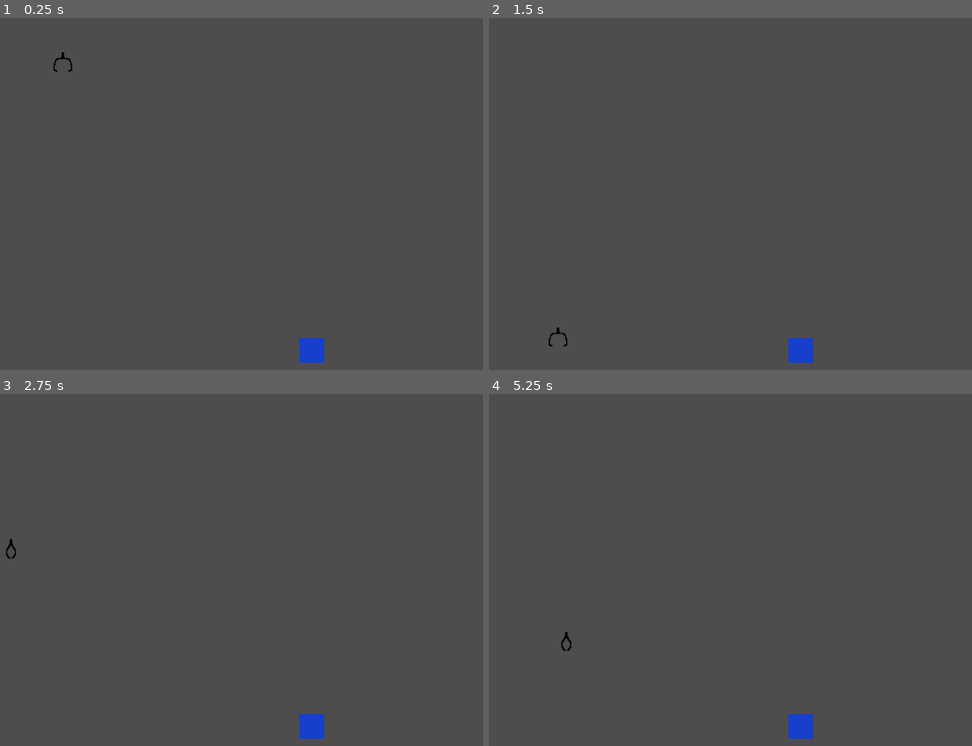
Above: before the commit, frames 1-4 (two rows, left to right).
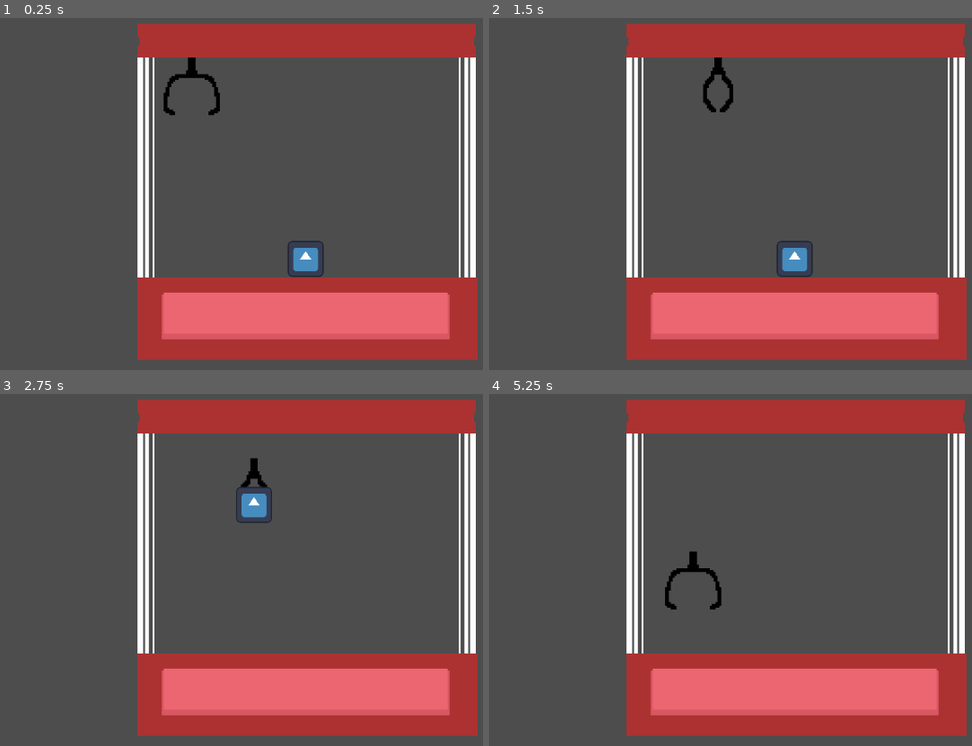
Above: after the commit, the same moments.

Repository: Jossulus/gamedevjs-jam
Game: Godot game, scene res://Scenes/game.tscn
Same seed, same stepped clock (60 frames per second), same inputs: the game is played once before the commit and once after it. The engine's default icon, where the game draws it, is replaced by a stand-in: a white triangle on a blue panel in a dark square.
Inputs (mouse positions are in pixels of both pictures, inside the frame that each line leads up to):
- Up to frame 1 (0.25 s): no input
- Up to frame 2 (1.5 s): tap Enter at 0.5 s; move the mouse to (952, 172) at 0.52 s; hold D (claw_right) from 0.53 s (still down); click (952, 172) at 0.6 s; move the mouse to (653, 211) at 1.27 s; click (653, 211) at 1.35 s
- Up to frame 3 (2.75 s): move the mouse to (376, 478) at 2.02 s; release D (claw_right) at 2.03 s; hold A (claw_left) from 2.03 s (still down); click (376, 478) at 2.1 s
- Up to frame 4 (5.25 s): move the mouse to (759, 647) at 2.77 s; release A (claw_left) at 2.78 s; hold D (claw_right) 2.78-4.28 s; click (759, 647) at 2.85 s; move the mouse to (outside the picture) at 3.52 s; click (outside the picture) at 3.6 s; move the mouse to (580, 506) at 4.27 s; hold A (claw_left) 4.28-5.03 s; click (580, 506) at 4.35 s; move the mouse to (831, 566) at 5.02 s; hold D (claw_right) from 5.03 s (still down); click (831, 566) at 5.1 s

The runs differ from the first frame. In frame 1, 28% of the frame differs, in the area x 10-99%, y 1-98%; in frame 2, 27%; in frame 3, 27%; in frame 4, 27%.

Commit message:
Grabbing and Boundaries

Diff:
--- a/gamedev.js-entry/Objects/Claw/claw.gd
+++ b/gamedev.js-entry/Objects/Claw/claw.gd
@@ -4,8 +4,20 @@
 
 @export var claw_sprite : AnimatedSprite2D
 
+@export var ground_position_marker : Marker2D
+
+
+@export var left_boundary_marker : Marker2D
+@export var right_boundary_marker : Marker2D
+
+
+@export var claw_grab_position_marker : Marker2D
+
 
 var returned_position : Vector2
+
+
+var grabbed_item : Item = null
 
 
 enum INPUT{IDLE, FREE, DOWN, UP, RETURN}
@@ -20,6 +32,8 @@
 
 
 func _ready() -> void:
+	assert(is_x_position_in_boundary(), "Claw not inside boundaries.")
+	assert(ground_position_marker, "Claw does not know where the ground is, because no ground_position_marker is assigned.")
 	returned_position = position
 
 
@@ -27,7 +41,7 @@
 	input = new_input
 	match input:
 		INPUT.IDLE:
-			claw_sprite.play("open")
+			drop()
 		INPUT.DOWN:
 			velocity.x = 0
 			velocity.y = down_speed
@@ -50,9 +64,13 @@
 			handle_up()
 		INPUT.RETURN:
 			handle_return()
+	if is_x_position_in_boundary():
+		move_and_slide()
 
-	move_and_slide()
 
+func is_x_position_in_boundary() -> bool:
+	var dir : int = velocity.x / abs(velocity.x) if velocity.x != 0 else 0
+	return position.x + dir < right_boundary_marker.position.x and position.x + dir > left_boundary_marker.position.x
 
 
 func get_claw_input_direction() -> float:
@@ -72,7 +90,9 @@
 
 
 func handle_down() -> void:
-	return
+	if position.y >= ground_position_marker.position.y:
+		claw_sprite.play('close')
+		change_input(INPUT.UP)
 
 
 func handle_up() -> void:
@@ -80,20 +100,34 @@
 
 	if position.y <= returned_position.y:
 		change_input(INPUT.RETURN)
-		print("Return")
 
 
 func handle_return() -> void:
 	return
 
 
-func grab(item : Item) -> void:
+func grab(item : Node2D) -> void:
+	if not input == INPUT.DOWN: return
 	if not item is Item: return
 
+	grabbed_item = item
+	grabbed_item.call_deferred("reparent", self)
+	var update_position_function : Callable = func():
+		grabbed_item.position = claw_grab_position_marker.position
+	update_position_function.call_deferred()
+	grabbed_item.is_grabbed = true
 	velocity.y = 0
 	claw_sprite.play('close')
 	await claw_sprite.animation_finished
 	change_input(INPUT.UP)
+
+
+func drop() -> void:
+	if grabbed_item:
+		grabbed_item.reparent(get_tree().root.get_node("Game"))
+		grabbed_item.is_grabbed = false
+	grabbed_item = null
+	claw_sprite.play('open')
 
 
 func return_claw() -> void:
--- a/gamedev.js-entry/Objects/Claw/claw.tscn
+++ b/gamedev.js-entry/Objects/Claw/claw.tscn
@@ -132,9 +132,10 @@
 "speed": 30.0
 }]
 
-[node name="Claw" type="CharacterBody2D" unique_id=2134338924 node_paths=PackedStringArray("claw_sprite")]
+[node name="Claw" type="CharacterBody2D" unique_id=2134338924 node_paths=PackedStringArray("claw_sprite", "claw_grab_position_marker")]
 script = ExtResource("1_mys5a")
 claw_sprite = NodePath("ClawSprite")
+claw_grab_position_marker = NodePath("ClawGrabPosition")
 metadata/_custom_type_script = "uid://od32e1ijd6w1"
 
 [node name="CollisionShape2D" type="CollisionShape2D" parent="." unique_id=1053839476]
@@ -142,10 +143,8 @@
 disabled = true
 
 [node name="ClawArea" type="Area2D" parent="." unique_id=327584121]
-position = Vector2(-20, -19)
 
 [node name="CollisionShape2D" type="CollisionShape2D" parent="ClawArea" unique_id=1388975132]
-position = Vector2(20, 19)
 shape = SubResource("RectangleShape2D_kk55d")
 
 [node name="ClawSprite" type="AnimatedSprite2D" parent="." unique_id=1619901990]
@@ -154,4 +153,7 @@
 frame = 7
 frame_progress = 1.0
 
-[connection signal="area_entered" from="ClawArea" to="." method="grab"]
+[node name="ClawGrabPosition" type="Marker2D" parent="." unique_id=813410649]
+position = Vector2(0, 9)
+
+[connection signal="body_entered" from="ClawArea" to="." method="grab"]
--- a/gamedev.js-entry/Objects/Items/item.gd
+++ b/gamedev.js-entry/Objects/Items/item.gd
@@ -1,2 +1,15 @@
-extends Area2D
+extends CharacterBody2D
 class_name Item
+
+
+var is_grabbed : bool = false
+
+var initial_drop_speed : int = 80
+
+
+func _physics_process(_delta: float) -> void:
+	if !is_on_floor() and !is_grabbed:
+		velocity += get_gravity()
+		move_and_slide()
+	else:
+		velocity.y = initial_drop_speed
--- a/gamedev.js-entry/Scenes/game.tscn
+++ b/gamedev.js-entry/Scenes/game.tscn
@@ -2,26 +2,49 @@
 
 [ext_resource type="PackedScene" uid="uid://b7v2qb0djp0yf" path="res://Objects/Claw/claw.tscn" id="1_ebmjs"]
 [ext_resource type="Script" uid="uid://dtrjmshj7ebr" path="res://Objects/Items/item.gd" id="2_qxrlw"]
+[ext_resource type="Texture2D" uid="uid://b0gbe4d0714he" path="res://icon.svg" id="3_3dryh"]
+[ext_resource type="Texture2D" uid="uid://dv1p4cqa56tv4" path="res://Objects/Arcade/ArcadeBG320x180.png" id="3_wrm1d"]
 
-[sub_resource type="WorldBoundaryShape2D" id="WorldBoundaryShape2D_wrm1d"]
+[sub_resource type="RectangleShape2D" id="RectangleShape2D_wrm1d"]
+size = Vector2(20, 18)
+
+[sub_resource type="RectangleShape2D" id="RectangleShape2D_3dryh"]
+size = Vector2(151, 20)
 
 [node name="Game" type="Node2D" unique_id=701573237]
 
-[node name="Claw" parent="." unique_id=1480747514 instance=ExtResource("1_ebmjs")]
-position = Vector2(-390, -208)
+[node name="Claw" parent="." unique_id=1480747514 node_paths=PackedStringArray("ground_position_marker", "left_boundary_marker", "right_boundary_marker") instance=ExtResource("1_ebmjs")]
+position = Vector2(-61, -56)
+ground_position_marker = NodePath("../Ground Position")
+left_boundary_marker = NodePath("../Ground Position")
+right_boundary_marker = NodePath("../RightBoundary")
 
 [node name="Camera2D" type="Camera2D" parent="." unique_id=1779705703]
+zoom = Vector2(3, 3)
 
-[node name="Item" type="Area2D" parent="." unique_id=1512066818]
-position = Vector2(-10, 235)
+[node name="Item" type="CharacterBody2D" parent="." unique_id=1046089015]
+input_pickable = true
 script = ExtResource("2_qxrlw")
 metadata/_custom_type_script = "uid://dtrjmshj7ebr"
 
-[node name="ColorRect" type="ColorRect" parent="Item" unique_id=864463947]
-offset_right = 40.0
-offset_bottom = 40.0
-color = Color(0.09019608, 0.24705882, 0.8, 1)
+[node name="CollisionShape2D" type="CollisionShape2D" parent="Item" unique_id=1963468325]
+shape = SubResource("RectangleShape2D_wrm1d")
 
-[node name="CollisionShape2D" type="CollisionShape2D" parent="Item" unique_id=1963468325]
-position = Vector2(21, 18)
-shape = SubResource("WorldBoundaryShape2D_wrm1d")
+[node name="Sprite2D" type="Sprite2D" parent="Item" unique_id=810814134]
+scale = Vector2(0.15, 0.15)
+texture = ExtResource("3_3dryh")
+
+[node name="Arcade" type="Sprite2D" parent="." unique_id=1178266821]
+texture = ExtResource("3_wrm1d")
+
+[node name="Ground Position" type="Marker2D" parent="." unique_id=82896138]
+position = Vector2(-68, 46)
+
+[node name="RightBoundary" type="Marker2D" parent="." unique_id=720215480]
+position = Vector2(66, 45)
+
+[node name="Ground" type="StaticBody2D" parent="." unique_id=1947102252]
+position = Vector2(30, 55)
+
+[node name="CollisionShape2D" type="CollisionShape2D" parent="Ground" unique_id=941247980]
+shape = SubResource("RectangleShape2D_3dryh")
--- a/gamedev.js-entry/project.godot
+++ b/gamedev.js-entry/project.godot
@@ -40,9 +40,11 @@
 [physics]
 
 3d/physics_engine="Jolt Physics"
+2d/default_gravity=30.0
 
 [rendering]
 
+textures/canvas_textures/default_texture_filter=0
 rendering_device/driver.windows="d3d12"
 renderer/rendering_method="gl_compatibility"
 renderer/rendering_method.mobile="gl_compatibility"
